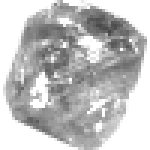
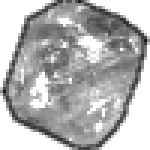
Layer changes from the first 150×150 image to the second:
added layer "outline" above "Pasted Layer" over 0, 0, 150, 150
